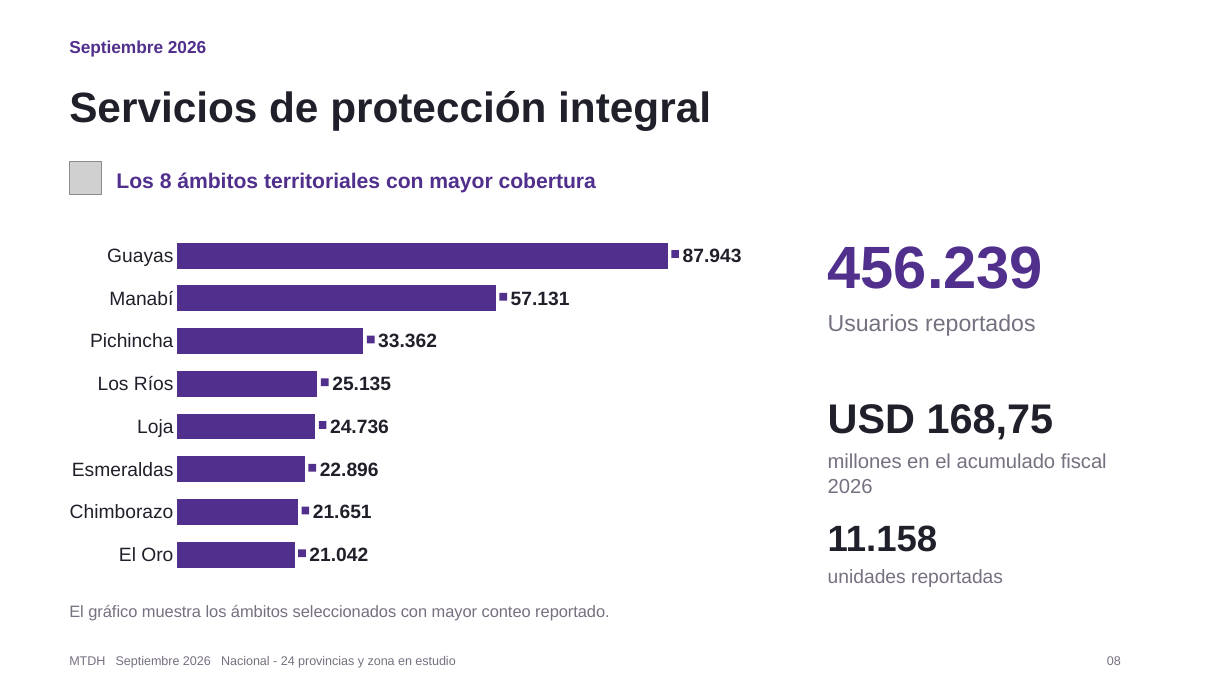
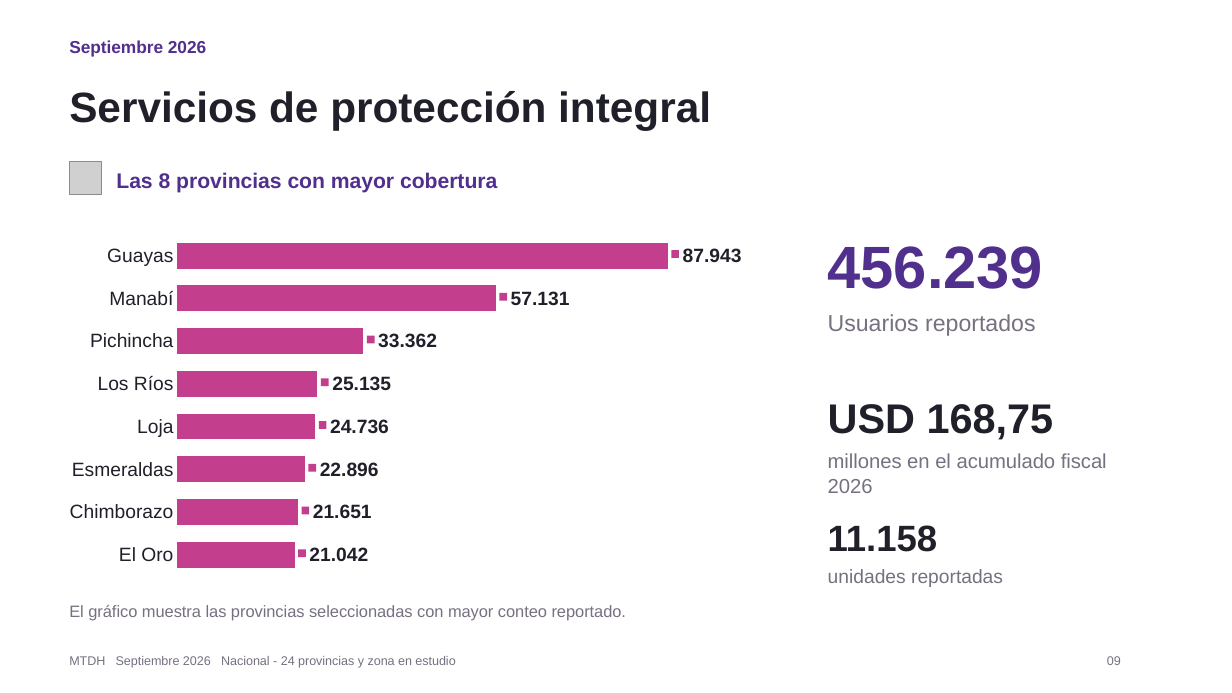
Before and after one commit to JuanAmbuludi/Sistema-Reporte-MTDH, a slide deck: slide 9 of examples/Presentacion_MTDH_2026_09.pptx (slide 8 before the commit). Drawn at 1232x693 pixels with LibreOffice and Linux fonts; fonts in the diff are those of the drawing; grey boxes stand for pictures. Boxes give left, top, right and bottom in pixels: in the first picture for what was removed or moved away, otherwise in the second. Text is boxed around its words. In the diff, an @@ line names an element or a change of style, - is before the commit and + after.

```diff
--- a/examples/Presentacion_MTDH_2026_09.pptx
+++ b/examples/Presentacion_MTDH_2026_09.pptx
@@ text at (x1=116, y1=172, x2=497, y2=193): text changed @@
-Los 8 ámbitos territoriales con mayor cobertura
+Las 8 provincias con mayor cobertura
@@ bar chart at (x1=55, y1=227, x2=749, y2=583) @@
@@ colour of Usuarios reportados #512F8D to #C33F8D @@
@@ text at (x1=69, y1=605, x2=627, y2=621): text changed @@
-El gráfico muestra los ámbitos seleccionados con mayor conteo reportado.
+El gráfico muestra las provincias seleccionadas con mayor conteo reportado.
```
Also in this commit, not shown: 8 other slides changed, 1 slide added, 48 other files.
